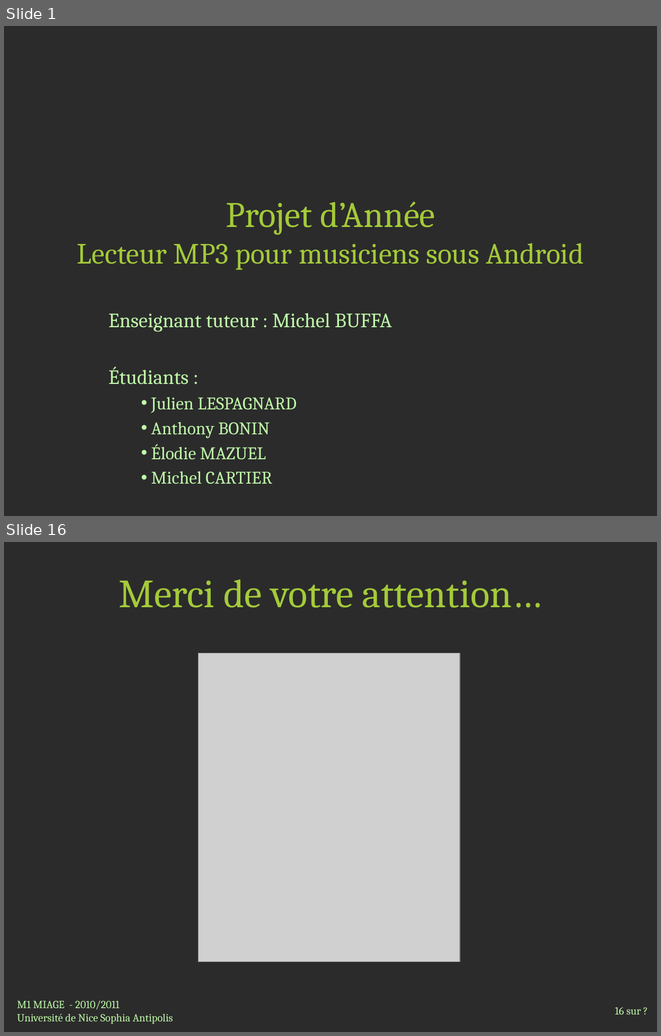
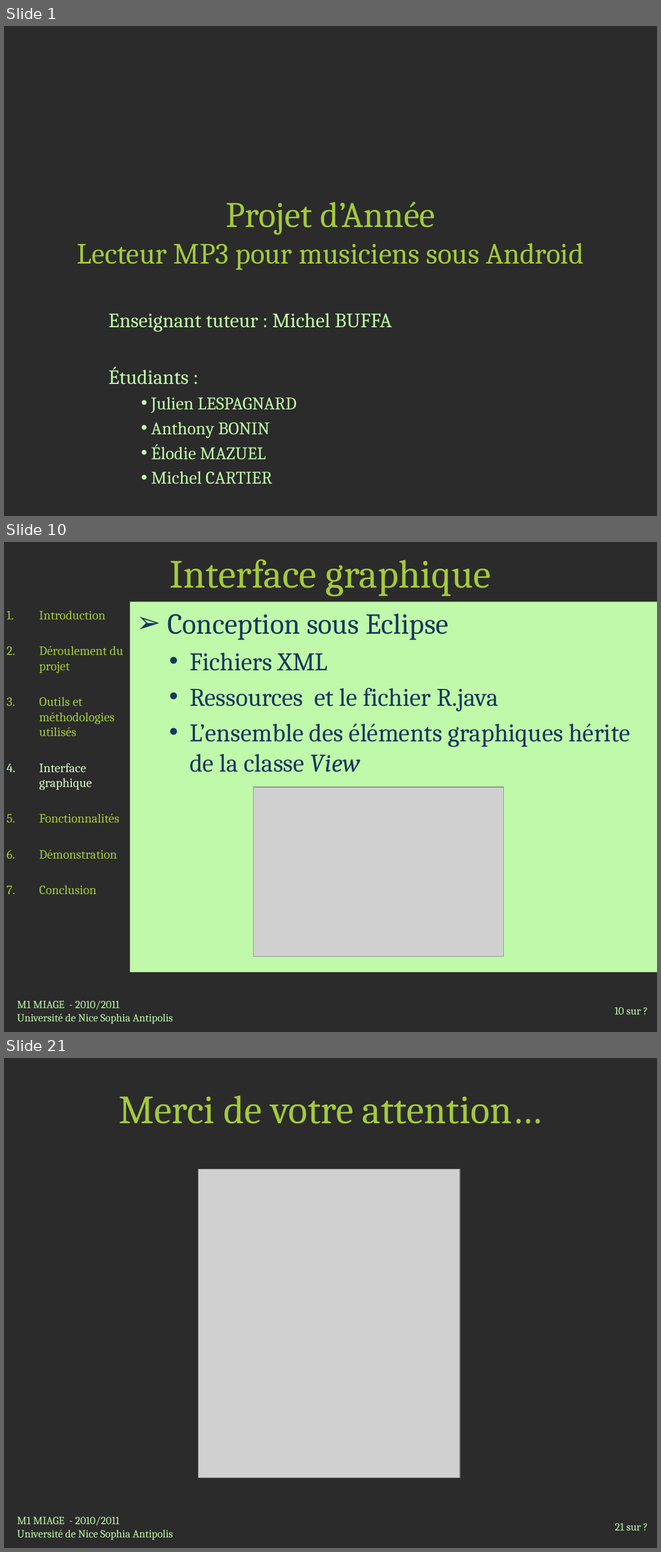
Before and after one commit to jlespagnard/android-advanced-player, a slide deck: AAP/docs/Presentation.pptx. Shown one above the other, each under a label of ours: slides 1 and 16 before the commit, slides 1, 10 and 21 after it; the slides between them are not shown. The pictures are 661x1036 and 661x1552 pixels, drawn with LibreOffice and Linux fonts; fonts in the diff are those of the drawing; grey boxes stand for pictures; background and template pictures are left out; a plain dark background stands for a picture behind light text. Boxes give left, top, right and bottom in pixels: in the first picture for what was removed or moved away, otherwise in the second. Text is boxed around its words. In the diff, an @@ line names an element or a change of style, - is before the commit and + after.

```diff
--- a/AAP/docs/Presentation.pptx
+++ b/AAP/docs/Presentation.pptx
@@ slide 10 added at box(4, 542, 657, 1032), background picture (left out) @@
@@ title added at box(170, 559, 491, 596), 44 pt, text #A4CA39 @@
+Interface graphique
@@ text added at box(130, 602, 657, 972), fill #C0F9A9, 28 pt, text #17375E @@
+➢ Conception sous Eclipse
+  • Fichiers XML
+  • Ressources et le fichier R.java
+  • L’ensemble des éléments graphiques hérite de la classe View
@@ text added at box(39, 610, 123, 894), 14 pt, text #A4CA39 @@
+1. Introduction
+2. Déroulement du projet
+3. Outils et méthodologies utilisés
+4. Interface graphique
+5. Fonctionnalités
+6. Démonstration
+7. Conclusion
@@ picture added at box(254, 787, 503, 956) @@
@@ text added at box(17, 1000, 173, 1024), 12 pt, text #C0F9A9 @@
+M1 MIAGE - 2010/2011
+Université de Nice Sophia Antipolis
@@ page number added at box(615, 1007, 641, 1014), 12 pt, text #C0F9A9 @@
+10 sur ?
@@ what was slide 16 is now slide 21 @@
@@ page number at box(615, 1523, 641, 1530): text changed @@
-16 sur ?
+21 sur ?
```
Also in this commit, not shown: 14 slides changed, 4 other slides added, 2 other files.
